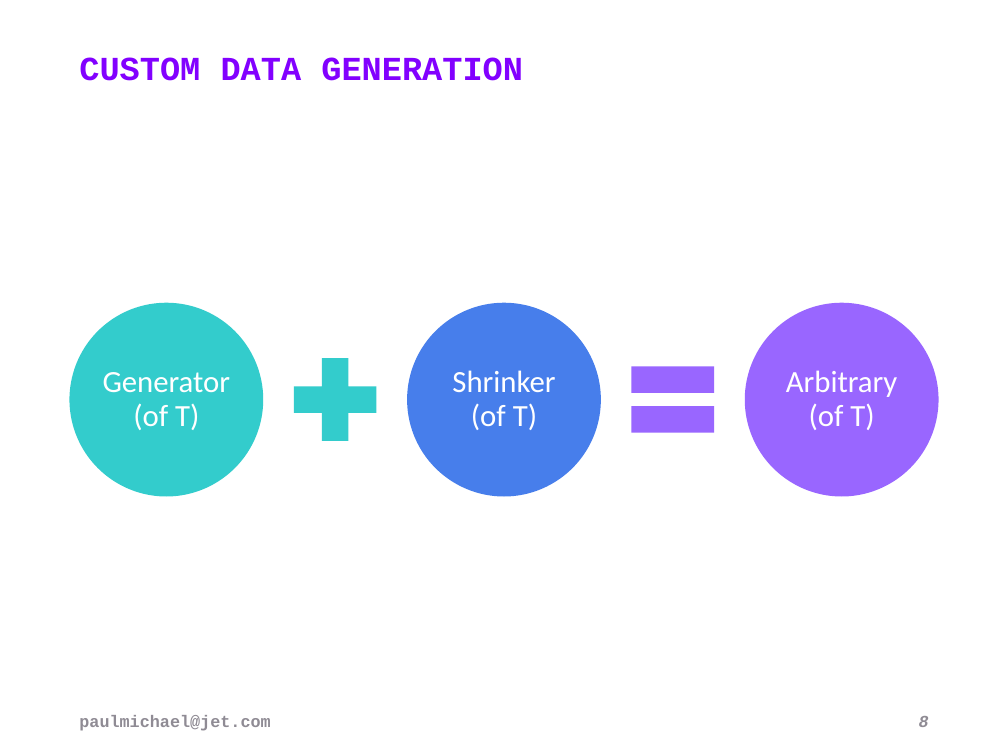
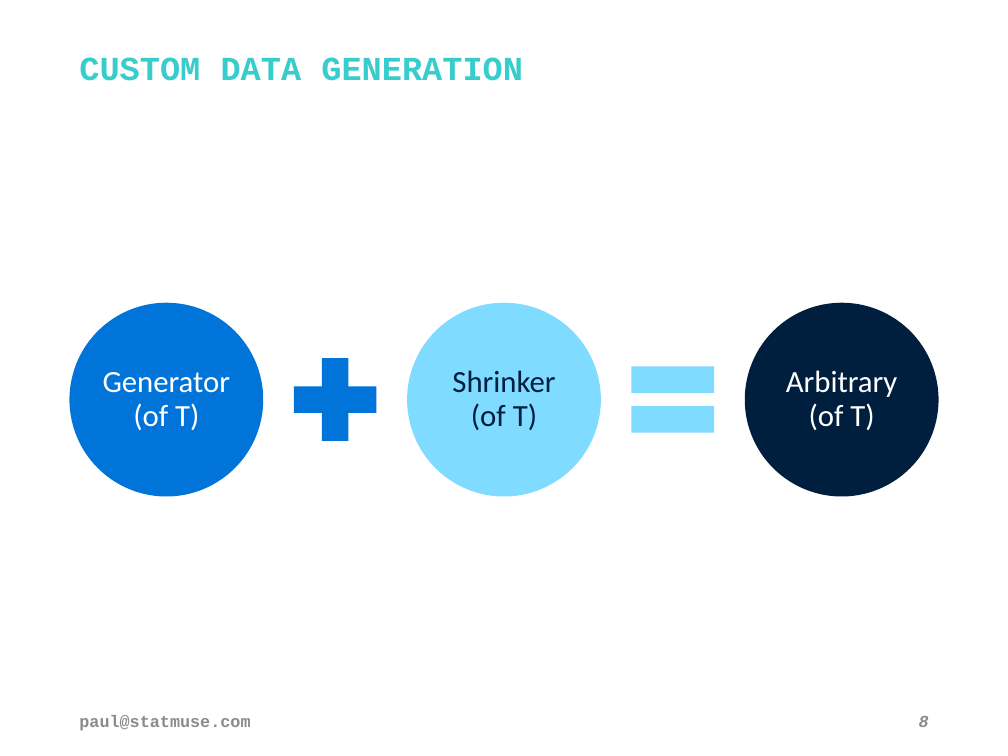
Before and after one commit to pblasucci/quickpbt, a slide deck: slide 8 of quickpbt.pptx. Drawn at 1008x756 pixels with LibreOffice and Linux fonts; fonts in the diff are those of the drawing; background and template pictures are left out. Boxes give left, top, right and bottom in pixels: in the first picture for what was removed or moved away, otherwise in the second. Text is boxed around its words. In the diff, an @@ line names an element or a change of style, - is before the commit and + after.

Commit message:
updated slide deck (statmuse); added pdf version of presentation

```diff
--- a/quickpbt.pptx
+++ b/quickpbt.pptx
@@ title "CUSTOM DATA GENERATION" at bbox=[79, 57, 523, 81]: text colour #8200FF to #39CCCC @@
@@ ellipse at bbox=[70, 302, 263, 496]: fill #33CCCC to #0074D9 @@
@@ ellipse at bbox=[407, 302, 601, 496]: fill #477EEB to #7FDBFF @@
@@ ellipse at bbox=[745, 302, 938, 496]: fill #9966FF to #001F3F @@
@@ plus sign at bbox=[279, 344, 392, 457]: fill #33CCCC to #0074D9 @@
@@ text "Shrinker (of T)" at bbox=[452, 370, 555, 430]: text colour #FFFFFF to #001F3F @@
@@ math equal at bbox=[617, 344, 730, 457]: fill #9966FF to #7FDBFF @@
@@ text at bbox=[79, 715, 250, 731]: text changed; text colour #8F8C95 to #8C8C8C @@
-paulmichael@jet.com
+paul@statmuse.com
```
Also in this commit, not shown: 22 other slides changed, 1 other file.
